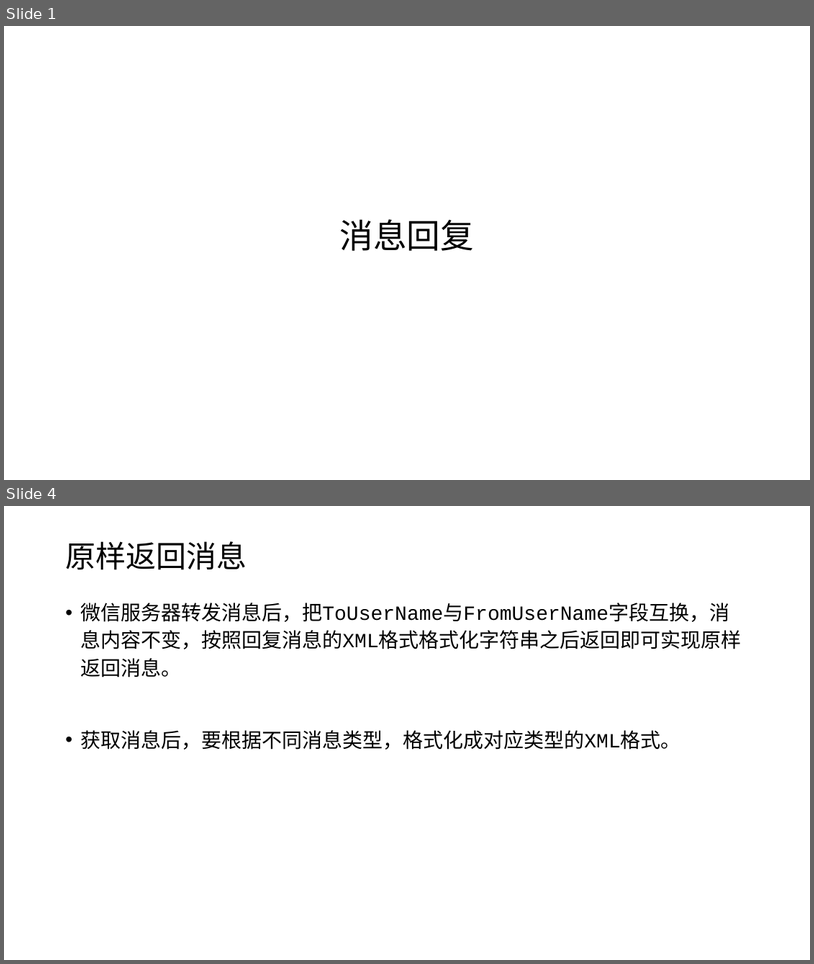
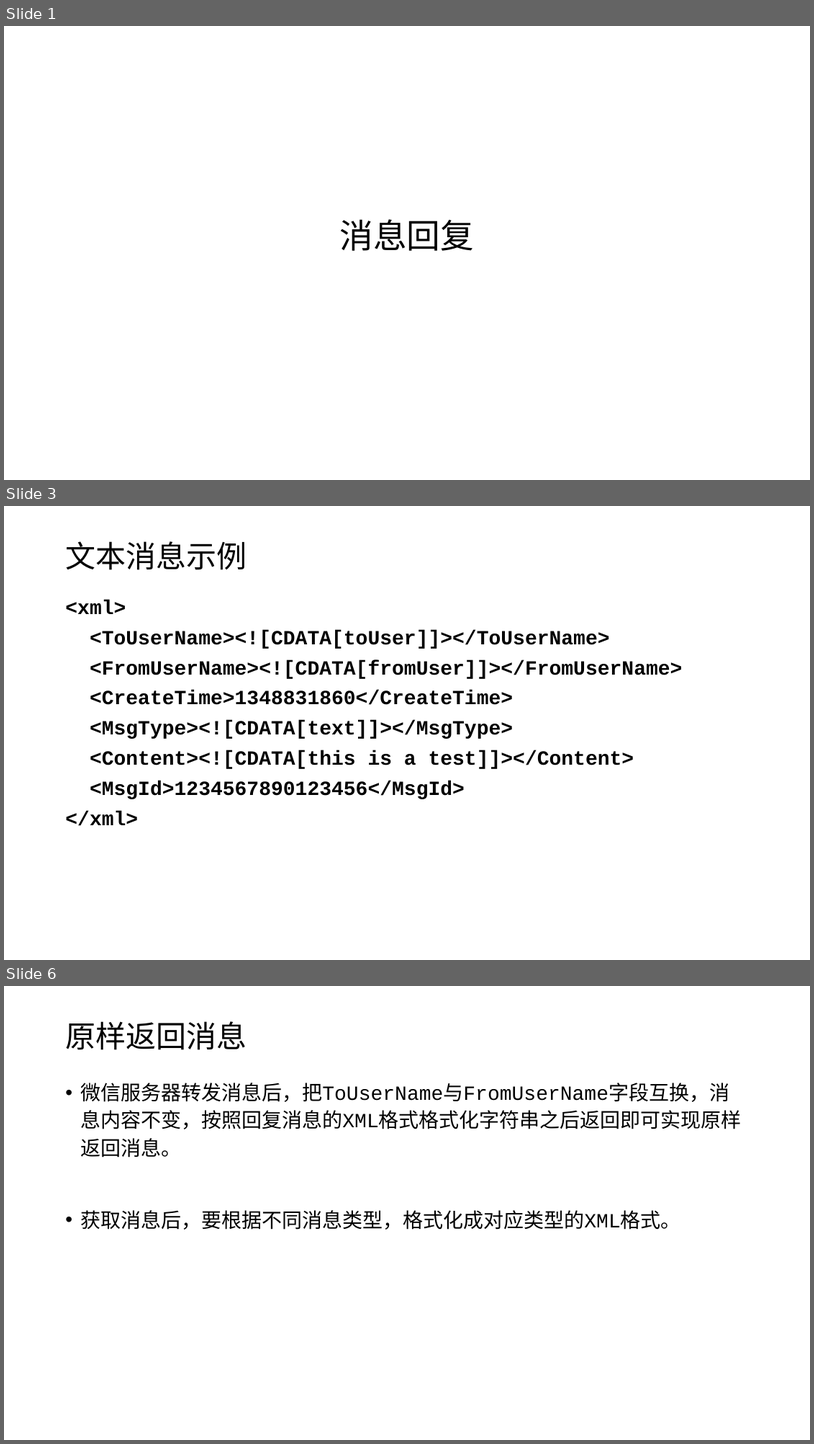
Before and after one commit to edu2act/course-wechat-and-miniprogram, a slide deck: ch02/原样返回消息.pptx. Shown one above the other, each under a label of ours: slides 1 and 4 before the commit, slides 1, 3 and 6 after it; the slides between them are not shown. The pictures are 814x964 and 814x1444 pixels, drawn with LibreOffice and Linux fonts; fonts in the diff are those of the drawing. Boxes give left, top, right and bottom in pixels: in the first picture for what was removed or moved away, otherwise in the second. Text is boxed around its words. In the diff, an @@ line names an element or a change of style, - is before the commit and + after.

```diff
--- a/ch02/原样返回消息.pptx
+++ b/ch02/原样返回消息.pptx
@@ slide 3 added at <box>4,506,810,960</box>, background #FFFFFF @@
@@ title added at <box>65,541,247,570</box>, 36 pt, text #000000 @@
+文本消息示例
@@ text added at <box>65,600,683,826</box>, 24 pt, text #000000, bold @@
+<xml>
+<ToUserName><![CDATA[toUser]]></ToUserName>
+<FromUserName><![CDATA[fromUser]]></FromUserName>
+<CreateTime>1348831860</CreateTime>
+<MsgType><![CDATA[text]]></MsgType>
+<Content><![CDATA[this is a test]]></Content>
+<MsgId>1234567890123456</MsgId>
+</xml>
@@ what was slide 4 is now slide 6 @@
```
Also in this commit, not shown: 1 slide changed, 2 other slides added, 1 slide removed, 7 other files.
